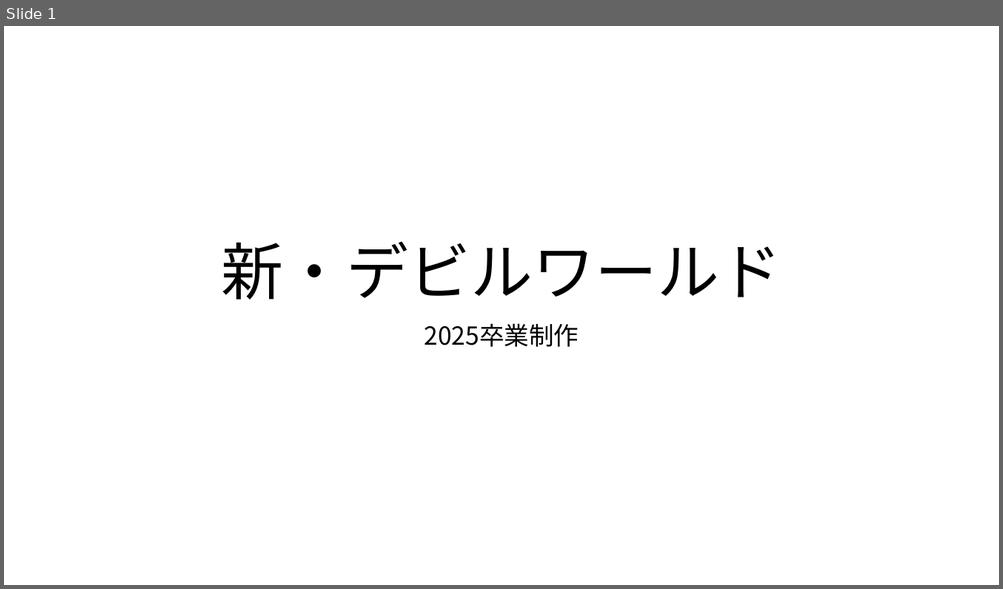
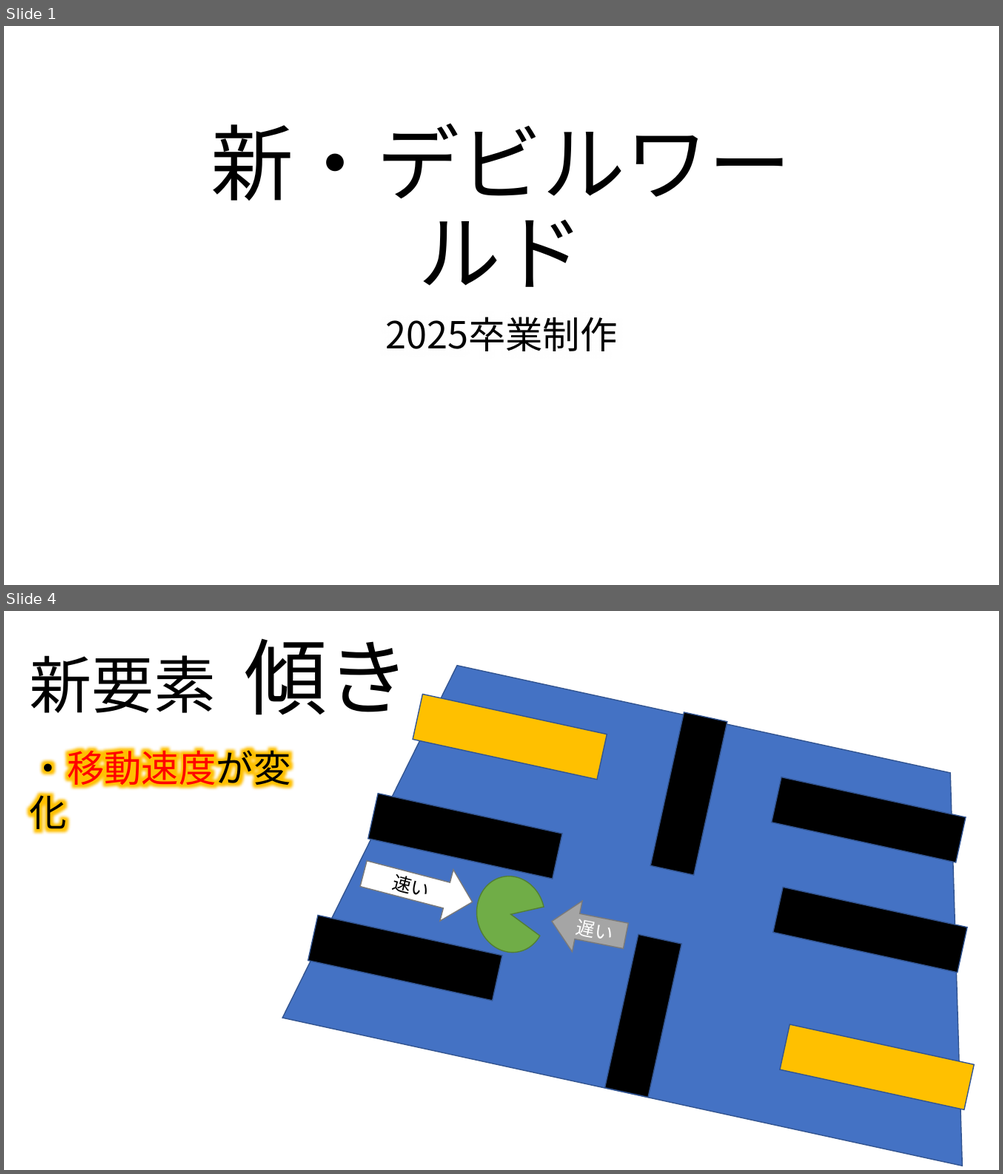
Before and after one commit to TomoyaKanazaki/Graduation, a slide deck: 99_pranning/00_本企画.pptx. Shown one above the other, each under a label of ours: slide 1 before the commit, slides 1 and 4 after it; the slides between them are not shown. The pictures are 1003x589 and 1003x1174 pixels, drawn with LibreOffice and Linux fonts; fonts in the diff are those of the drawing; background and template pictures are left out. Boxes give left, top, right and bottom in pixels: in the first picture for what was removed or moved away, otherwise in the second. Text is boxed around its words. In the diff, an @@ line names an element or a change of style, - is before the commit and + after.

```diff
--- a/99_pranning/00_本企画.pptx
+++ b/99_pranning/00_本企画.pptx
@@ slide 4 added at (4,611,999,1170), background picture (left out) @@
@@ title added at (30,638,410,715), 60 pt, text #000000 @@
+新要素 傾き
@@ text added at (30,744,291,836), 36 pt, text #000000 @@
+・移動速度が変化
@@ group added at (282,645,999,1167): 8 rectangles, 1 trapezoid, 1 pie slice (boxed as its full ellipse), 1 right arrow, 1 left arrow @@
+速い
+遅い
@@ slide 1 changed as well @@
@@ title "新・デビルワールド": place and size @@
-title "新・デビルワールド" at (222,241,781,300)
+title "新・デビルワールド" at (211,124,791,287)
@@ title "新・デビルワールド" at (211,124,791,287): size 60 to 80 pt @@
@@ subtitle "2025卒業制作": place and size @@
-subtitle "2025卒業制作" at (424,323,578,347)
+subtitle "2025卒業制作" at (385,317,617,352)
@@ subtitle "2025卒業制作" at (385,317,617,352): size 24 to 36 pt @@
```
Also in this commit, not shown: 2 other slides changed, 2 other slides added, 2 slides removed.
